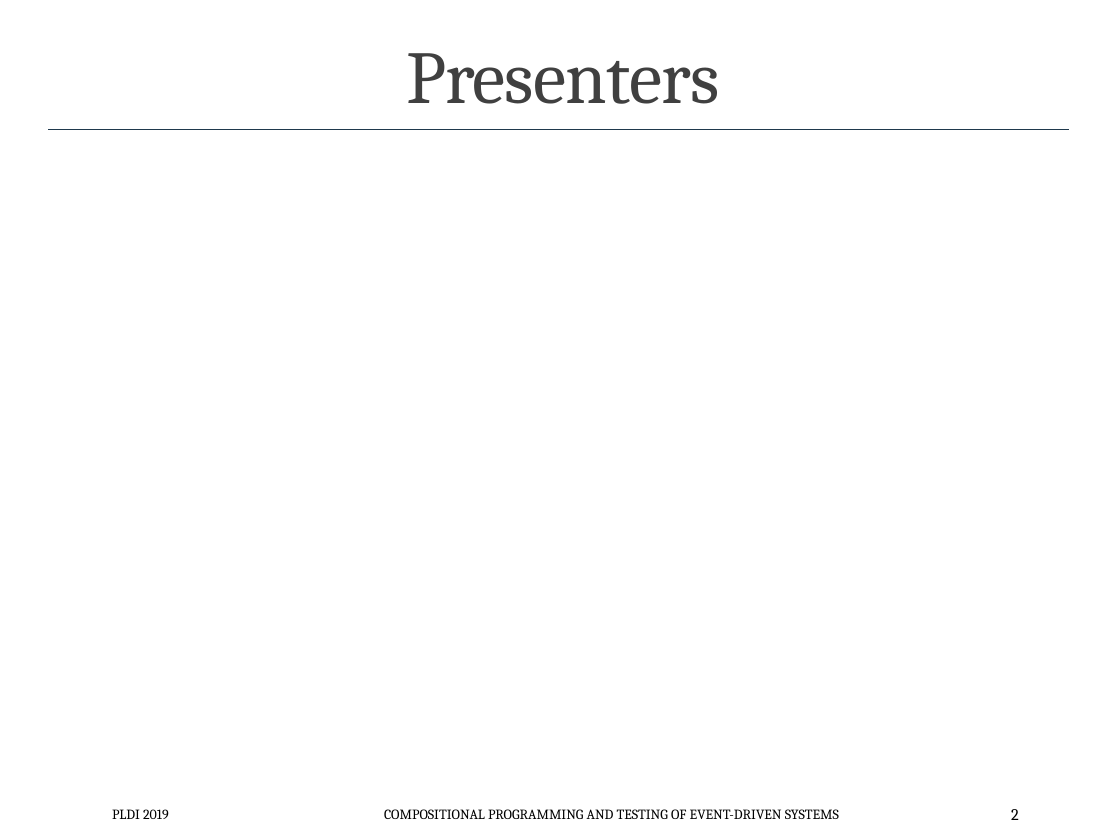
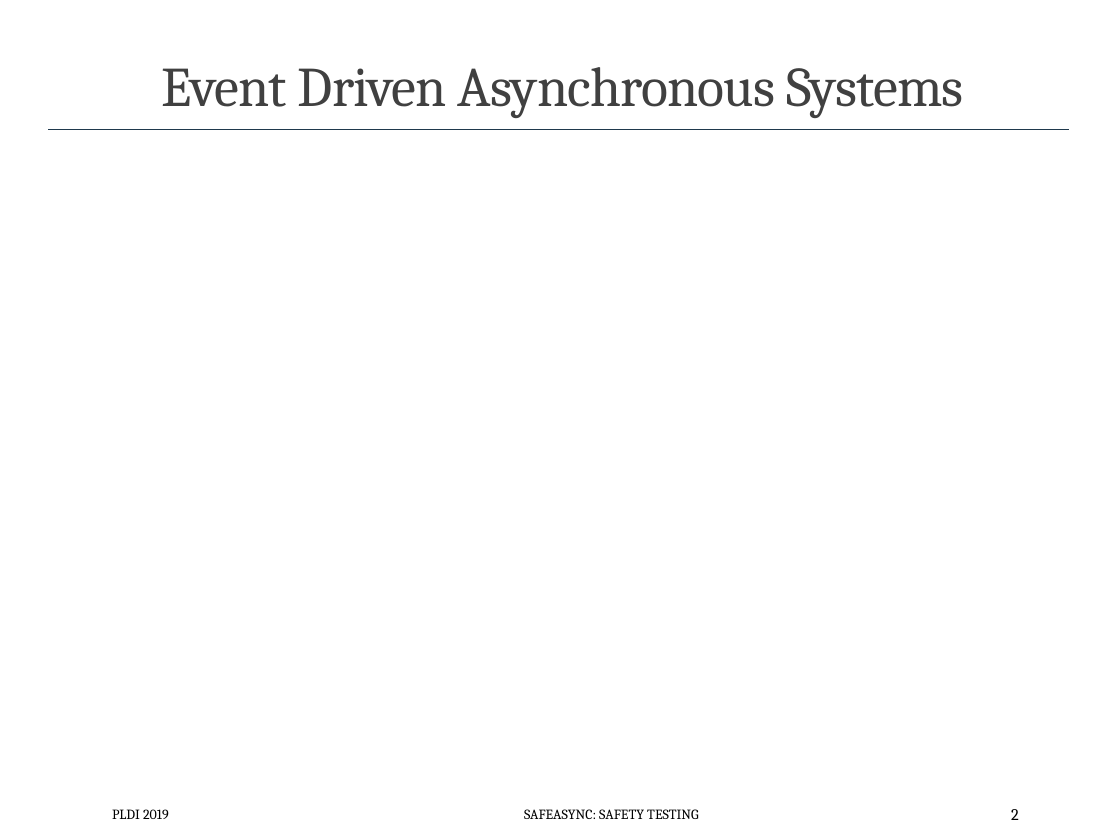
Before and after one commit to p-org/plditutorial, a slide deck: slide 2 of Presentations/MonolithicSafetyTesting.pptx. Drawn at 1120x840 pixels with LibreOffice and Linux fonts; fonts in the diff are those of the drawing. Boxes give left, top, right and bottom in pixels: in the first picture for what was removed or moved away, otherwise in the second. Text is boxed around its words. In the diff, an @@ line names an element or a change of style, - is before the commit and + after.

```diff
--- a/Presentations/MonolithicSafetyTesting.pptx
+++ b/Presentations/MonolithicSafetyTesting.pptx
@@ title at (162, 67, 964, 118): text changed; size 48 to 36 pt @@
-Presenters
+Event Driven Asynchronous Systems
@@ text at (524, 809, 698, 819): text changed @@
-COMPOSITIONAL PROGRAMMING AND TESTING OF EVENT-DRIVEN SYSTEMS
+SAFEASYNC: SAFETY TESTING
```
Also in this commit, not shown: 2 other slides changed, 11 slides added, 2 other files.
